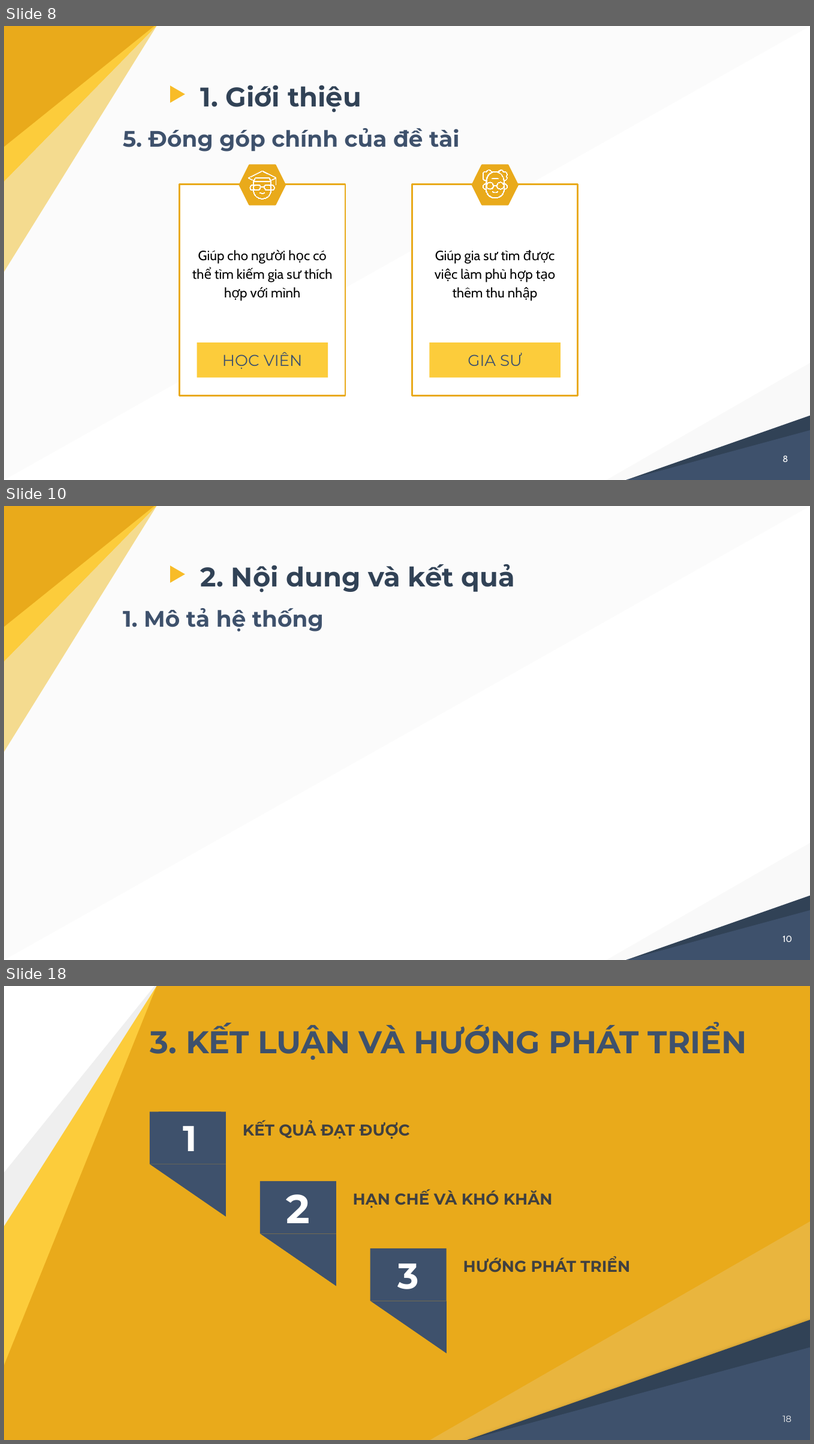
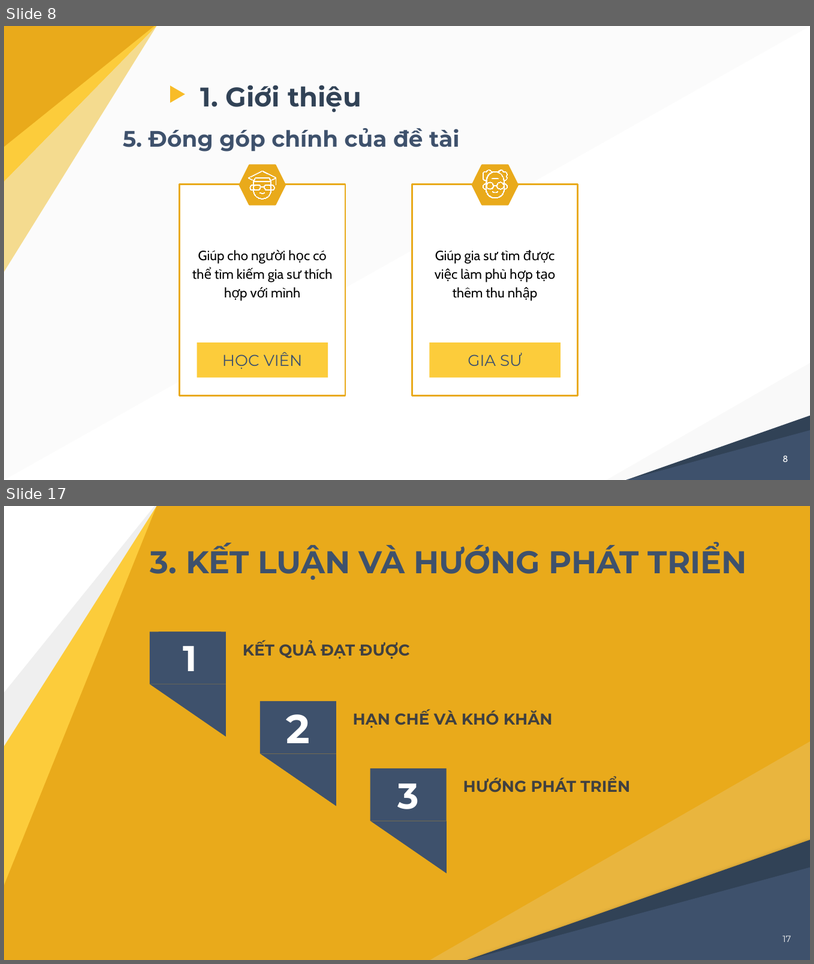
Before and after one commit to nghiale1/CongDongGiaSu, a slide deck: docs/thuyetTrinh_LeMinhNghia_B1605229.pptx. Shown one above the other, each under a label of ours: slides 8, 10 and 18 before the commit, slides 8 and 17 after it; the slides between them are not shown. The pictures are 814x1444 and 814x964 pixels, drawn with LibreOffice and Linux fonts; fonts in the diff are those of the drawing. Boxes give left, top, right and bottom in pixels: in the first picture for what was removed or moved away, otherwise in the second. Text is boxed around its words. In the diff, an @@ line names an element or a change of style, - is before the commit and + after.

```diff
--- a/docs/thuyetTrinh_LeMinhNghia_B1605229.pptx
+++ b/docs/thuyetTrinh_LeMinhNghia_B1605229.pptx
@@ slide 10 removed at (4,506,810,960), background #FFFFFF; not listed: 11 template elements that a slide beside it also shows @@
@@ title removed at (201,564,515,592) @@
-2. Nội dung và kết quả
@@ text removed at (123,608,324,631) @@
-1. Mô tả hệ thống
@@ page number removed at (783,935,792,942) @@
-10
@@ what was slide 18 is now slide 17 @@
@@ page number at (783,935,791,942): text changed @@
-18
+17
```
Also in this commit, not shown: 10 slides changed, 2 other files.
